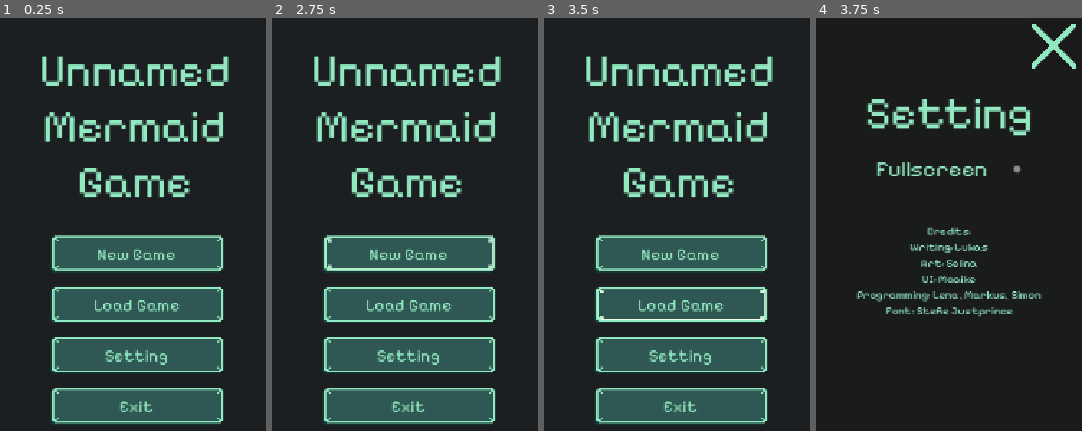
Above: before the commit, frames 1-4 (left to right).
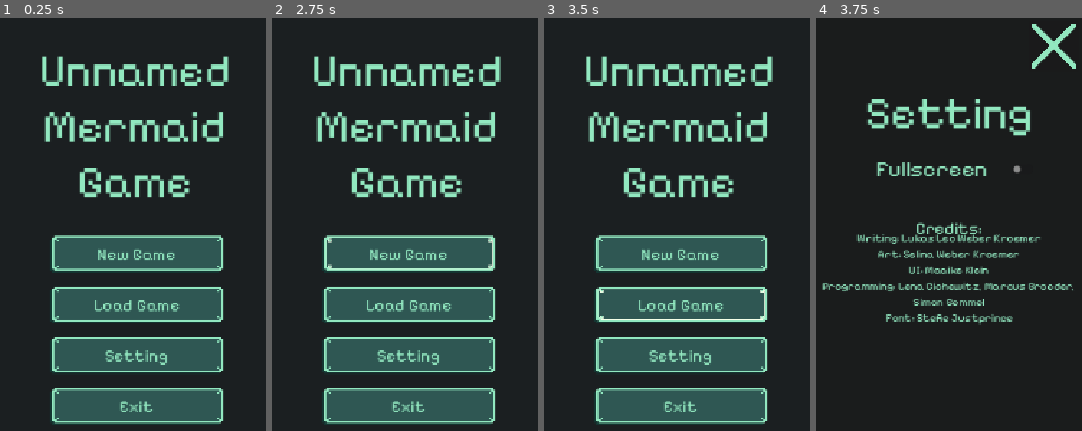
Above: after the commit, the same moments.

Repository: LenaCichewitz/GameJam
Game: Godot game, scene res://scenes/main_scene.tscn
The game is run twice, just before and just after one commit, with the same random seed, the same clock (stepped at 60 frames per second) and the same inputs.
Inputs:
- Up to frame 1 (0.25 s): no input
- Up to frame 2 (2.75 s): click "New Game" at 0.5 s; click "New Game" at 1.25 s; click "New Game" at 2 s
- Up to frame 3 (3.5 s): click "Load Game" at 2.75 s
- Up to frame 4 (3.75 s): click "Setting" at 3.5 s

Frames 1-3 are identical in both runs. In frame 4, 6.1% of the frame differs, in the area x 2-97%, y 49-75%.

Commit message:
Improve Credits with Fullname

Diff:
--- a/main_menu.tscn
+++ b/main_menu.tscn
@@ -187,23 +187,37 @@
 text = "Fullscreen"
 script = ExtResource("8_8qtwp")
 
+[node name="Label2" type="Label" parent="Options" unique_id=1298074674]
+layout_mode = 1
+anchors_preset = 4
+anchor_top = 0.5
+anchor_bottom = 0.5
+offset_top = -30.0
+offset_right = 392.0
+grow_vertical = 2
+theme_override_colors/font_color = Color(0.57254905, 0.9098039, 0.7529412, 1)
+theme_override_fonts/font = ExtResource("2_7vrkn")
+theme_override_font_sizes/font_size = 24
+text = "Credits:"
+horizontal_alignment = 1
+vertical_alignment = 1
+
 [node name="Credits" type="Label" parent="Options" unique_id=1273845567]
 layout_mode = 1
 anchors_preset = 14
 anchor_top = 0.5
 anchor_right = 1.0
 anchor_bottom = 0.5
-offset_top = -21.5
 offset_bottom = 208.0
 grow_horizontal = 2
 grow_vertical = 2
 theme_override_colors/font_color = Color(0.57254905, 0.9098039, 0.7529412, 1)
 theme_override_fonts/font = ExtResource("2_7vrkn")
-text = "Credits:
-Writing: Lukas
-Art: Selina
-UI: Maaike
-Programming: Lena, Markus, Simon
+text = "Writing: Lukas Leo Weber Kroemer
+Art: Selina Weber Kroemer
+UI: Maaike Klein
+Programming: Lena Cichewitz, Marcus Broeder,
+Simon Gemmel
 Font: Stefie Justprince"
 horizontal_alignment = 1
 
